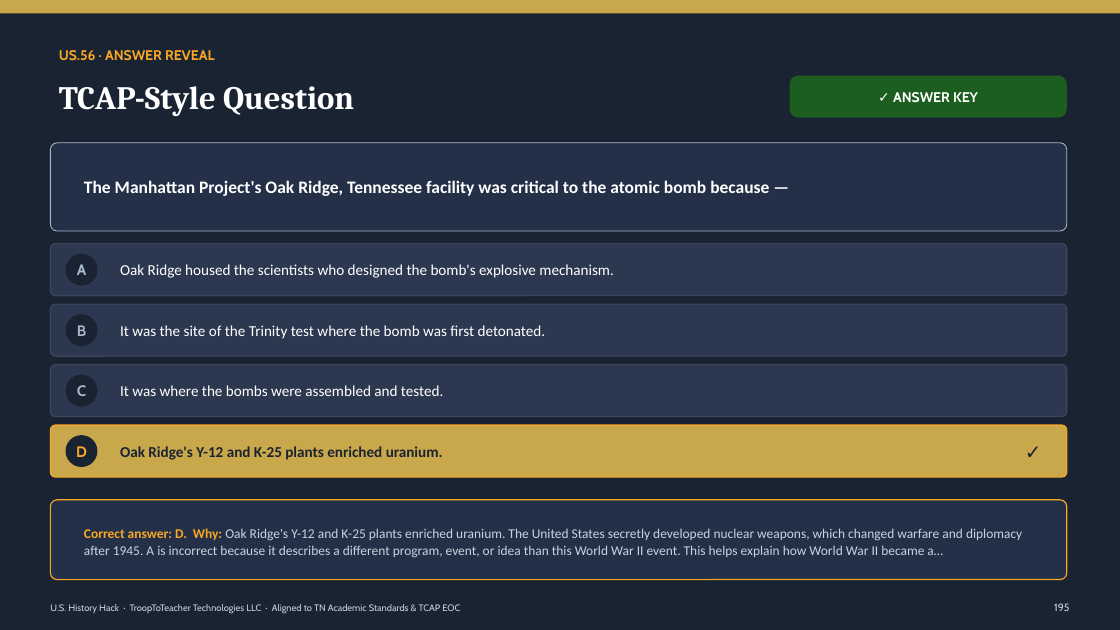
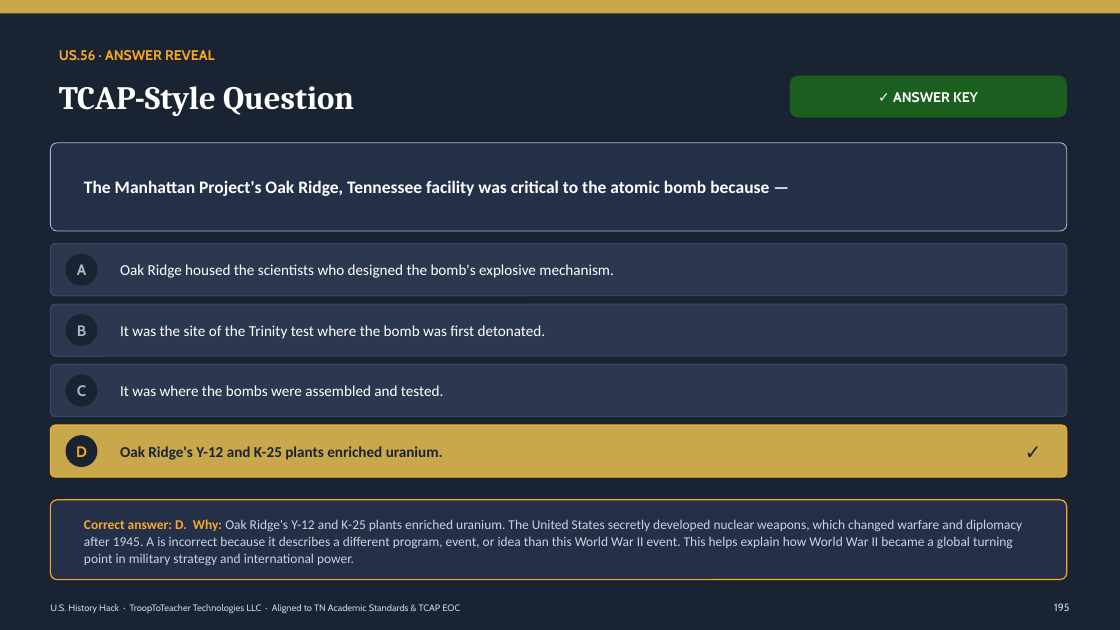
Before and after one commit to Trooptoteacher/trooptoteacher-history, a slide deck: slide 218 of HistoryHack_Platinum/deliverables_unit6/Unit6_Teacher_Deck_CourseStandard.pptx. Drawn at 1120x630 pixels with LibreOffice and Linux fonts; fonts in the diff are those of the drawing. Boxes give left, top, right and bottom in pixels: in the first picture for what was removed or moved away, otherwise in the second. Text is boxed around its words. In the diff, an @@ line names an element or a change of style, - is before the commit and + after.

```diff
--- a/HistoryHack_Platinum/deliverables_unit6/Unit6_Teacher_Deck_CourseStandard.pptx
+++ b/HistoryHack_Platinum/deliverables_unit6/Unit6_Teacher_Deck_CourseStandard.pptx
@@ text at [84, 519, 1022, 566]: text changed @@
-Correct answer: D. Why: Oak Ridge's Y-12 and K-25 plants enriched uranium. The United States secretly developed nuclear weapons, which changed warfare and diplomacy after 1945. A is incorrect because it describes a different program, event, or idea than this World War II event. This helps explain how World War II became a…
+Correct answer: D. Why: Oak Ridge's Y-12 and K-25 plants enriched uranium. The United States secretly developed nuclear weapons, which changed warfare and diplomacy after 1945. A is incorrect because it describes a different program, event, or idea than this World War II event. This helps explain how World War II became a global turning point in military strategy and international power.
```
Also in this commit, not shown: 14 other slides changed, 19 other files.
